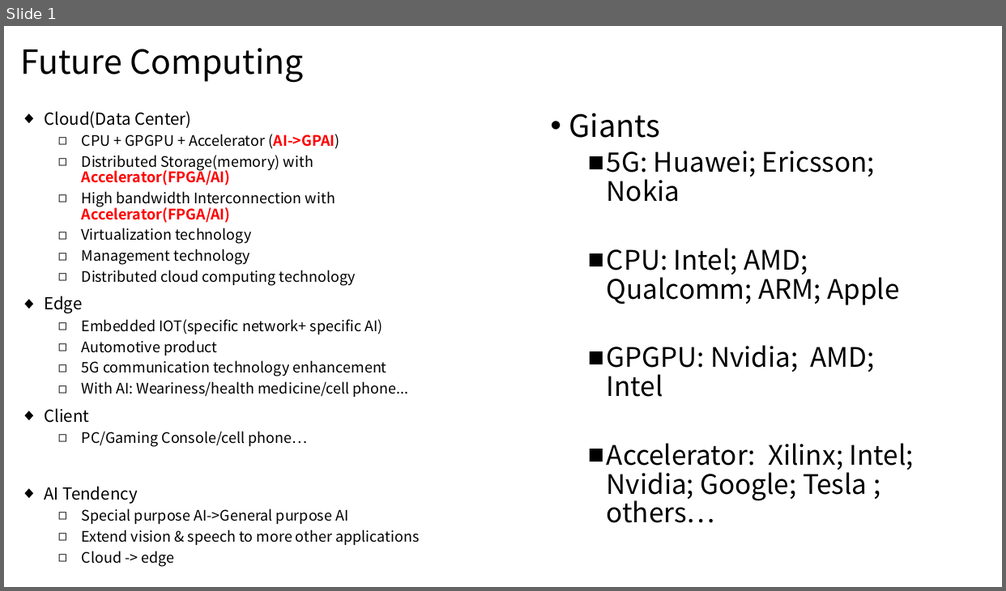
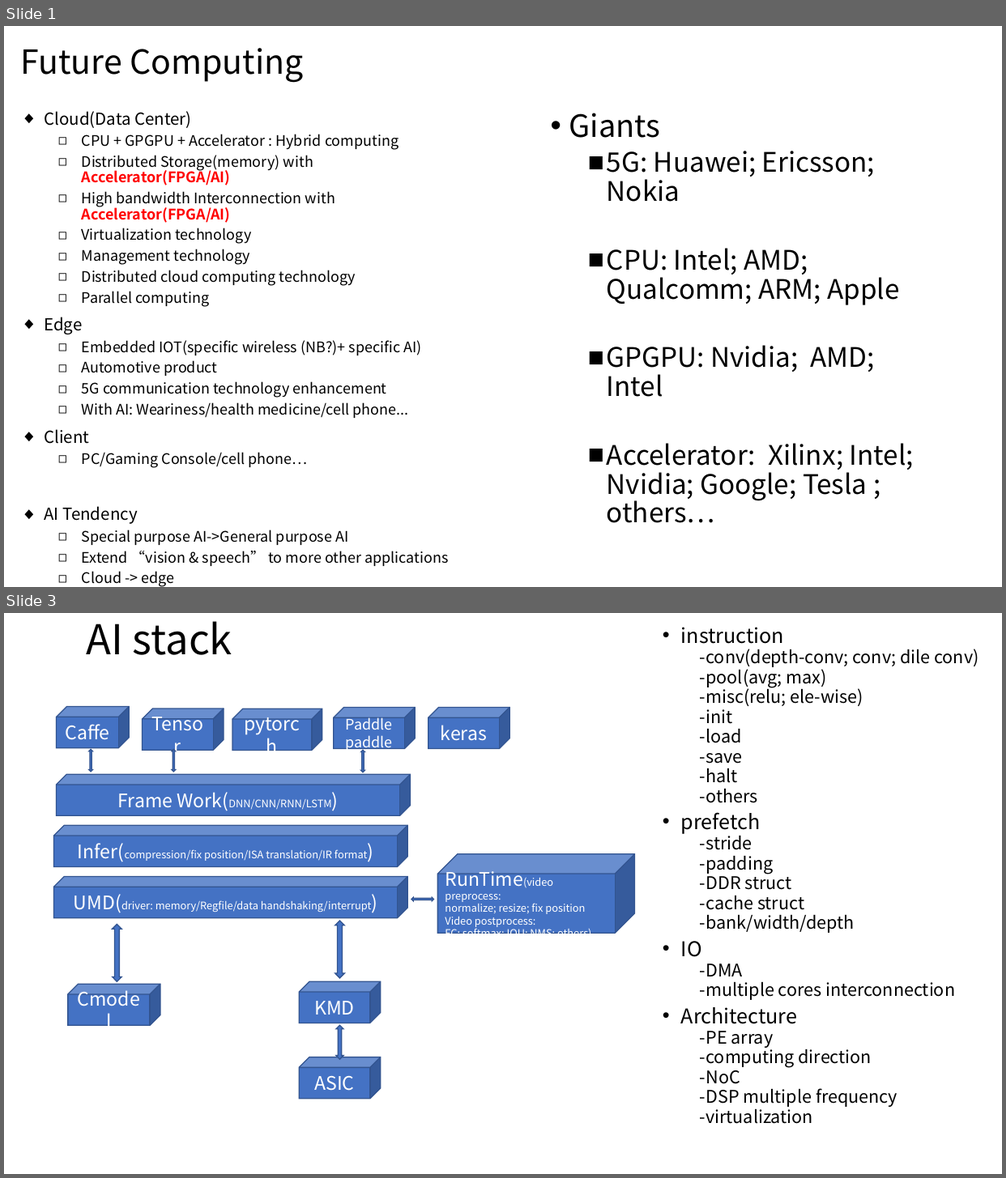
Before and after one commit to louishu302/cixtool, a slide deck: Future Computing.pptx. Shown one above the other, each under a label of ours: slide 1 before the commit, slides 1 and 3 after it; the slides between them are not shown. The pictures are 1006x591 and 1006x1178 pixels, drawn with LibreOffice and Linux fonts; fonts in the diff are those of the drawing. Boxes give left, top, right and bottom in pixels: in the first picture for what was removed or moved away, otherwise in the second. Text is boxed around its words. In the diff, an @@ line names an element or a change of style, - is before the commit and + after.

```diff
--- a/Future Computing.pptx
+++ b/Future Computing.pptx
@@ slide 3 added at box(4, 613, 1002, 1174), background #FFFFFF @@
@@ title added at box(87, 621, 232, 655), 39.6 pt, text #000000 @@
+AI stack
@@ text added at box(681, 627, 978, 1124), 16.8 pt, text #000000 @@
+• instruction
+  -conv(depth-conv; conv; dile conv)
+  -pool(avg; max)
+  -misc(relu; ele-wise)
+  -init
+  -load
+  -save
+  -halt
+  -others
+• prefetch
+  -stride
+  -padding
+  -DDR struct
+  -cache struct
+  -bank/width/depth
+• IO
+  -DMA
+  -multiple cores interconnection
+• Architecture
+  -PE array
+  -computing direction
+  -NoC
+  -DSP multiple frequency
+  -virtualization
@@ cube added at box(57, 707, 129, 747), fill #4472C4, outline #325491 1 pt, 18 pt, text #FFFFFF @@
+Caffe
@@ cube added at box(143, 709, 224, 750), fill #4472C4, outline #325491 1 pt, 18 pt, text #FFFFFF @@
+Tensor
@@ cube added at box(232, 709, 322, 750), fill #4472C4, outline #325491 1 pt, 18 pt, text #FFFFFF @@
+pytorch
@@ cube added at box(334, 707, 415, 748), fill #4472C4, outline #325491 1 pt, 14 pt, text #FFFFFF @@
+Paddle paddle
@@ cube added at box(428, 707, 510, 748), fill #4472C4, outline #325491 1 pt, 18 pt, text #FFFFFF @@
+keras
@@ up down arrow added at box(88, 749, 92, 772), fill #4472C4, outline #325491 1 pt @@
@@ up down arrow added at box(172, 749, 176, 772), fill #4472C4, outline #325491 1 pt @@
@@ up down arrow added at box(361, 750, 364, 773), fill #4472C4, outline #325491 1 pt @@
@@ cube added at box(57, 775, 411, 815), fill #4472C4, outline #325491 1 pt, 10 pt, text #FFFFFF @@
+Frame Work(DNN/CNN/RNN/LSTM)
@@ cube added at box(54, 825, 408, 867), fill #4472C4, outline #325491 1 pt, 10 pt, text #FFFFFF @@
+Infer(compression/fix position/ISA translation/IR format)
@@ cube added at box(437, 854, 634, 933), fill #4472C4, outline #325491 1 pt, 10 pt, text #FFFFFF @@
+RunTime(video preprocess:
+normalize; resize; fix position
+Video postprocess:
+FC; softmax; IOU; NMS; others)
@@ cube added at box(54, 876, 408, 918), fill #4472C4, outline #325491 1 pt, 10 pt, text #FFFFFF @@
+UMD(driver: memory/Regfile/data handshaking/interrupt)
@@ up down arrow added at box(411, 898, 434, 901), fill #4472C4, outline #325491 1 pt @@
@@ up down arrow added at box(113, 924, 122, 982), fill #4472C4, outline #325491 1 pt @@
@@ up down arrow added at box(335, 921, 345, 978), fill #4472C4, outline #325491 1 pt @@
@@ cube added at box(68, 984, 160, 1025), fill #4472C4, outline #325491 1 pt, 18 pt, text #FFFFFF @@
+Cmodel
@@ cube added at box(299, 982, 381, 1023), fill #4472C4, outline #325491 1 pt, 18 pt, text #FFFFFF @@
+KMD
@@ up down arrow added at box(336, 1025, 344, 1059), fill #4472C4, outline #325491 1 pt @@
@@ cube added at box(299, 1058, 381, 1099), fill #4472C4, outline #325491 1 pt, 18 pt, text #FFFFFF @@
+ASIC
@@ slide 1 changed as well @@
@@ text at box(82, 134, 398, 150): text changed @@
-  ◻ CPU + GPGPU + Accelerator (AI->GPAI)
+  ◻ CPU + GPGPU + Accelerator : Hybrid computing
@@ text at box(82, 291, 209, 307): paragraph added @@
+  ◻ Parallel computing
@@ text at box(82, 340, 422, 356): text changed @@
-  ◻ Embedded IOT(specific network+ specific AI)
+  ◻ Embedded IOT(specific wireless (NB?)+ specific AI)
@@ text at box(82, 551, 448, 566): text changed @@
-  ◻ Extend vision & speech to more other applications
+  ◻ Extend “vision & speech” to more other applications
```
Also in this commit, not shown: 3 other slides added, 1 other file.
